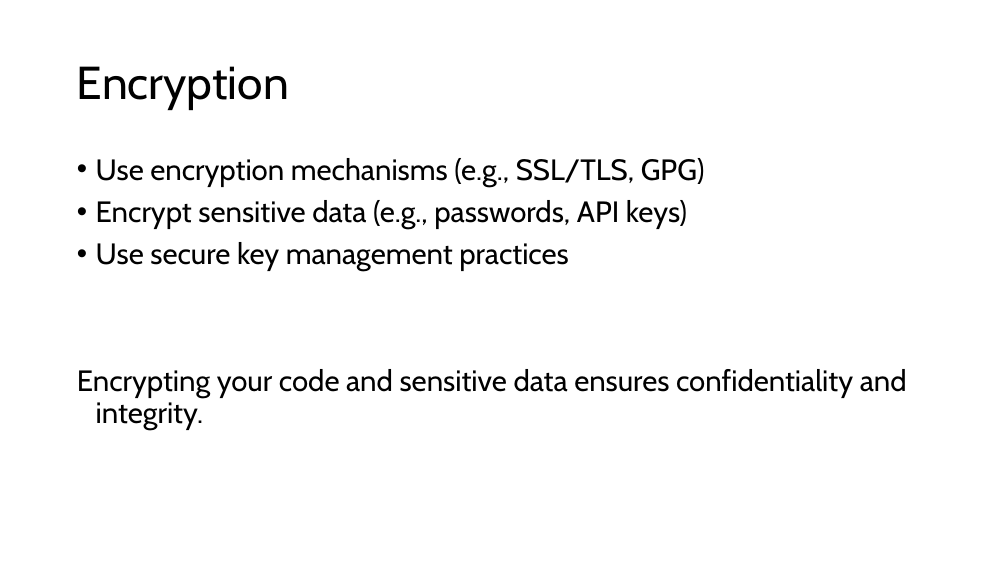
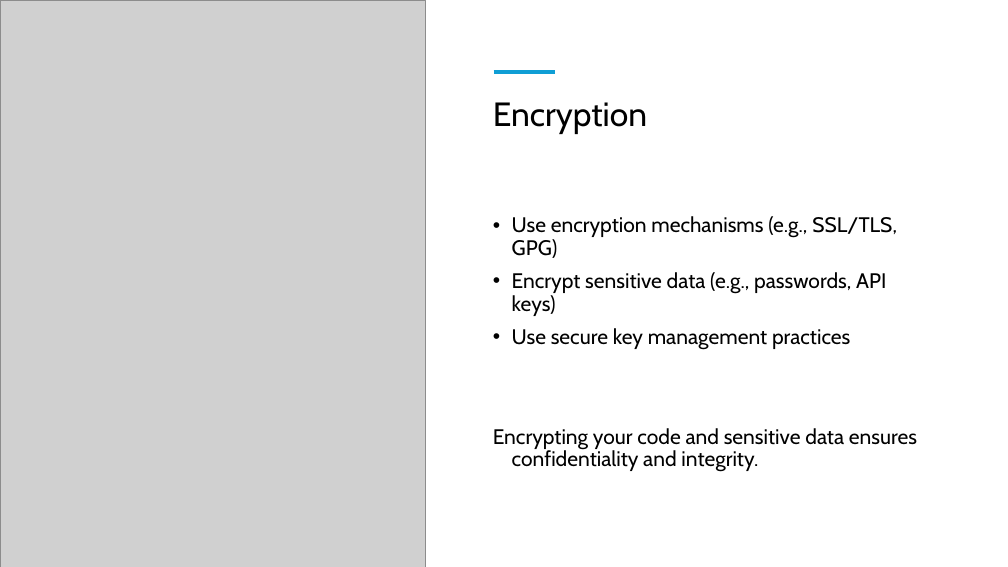
Before and after one commit to Ken-Smit/CSD-380, a slide deck: slide 4 of Module-11/smith-mod11.pptx. Drawn at 1008x567 pixels with LibreOffice and Linux fonts; fonts in the diff are those of the drawing; grey boxes stand for pictures. Boxes give left, top, right and bottom in pixels: in the first picture for what was removed or moved away, otherwise in the second. Text is boxed around its words. In the diff, an @@ line names an element or a change of style, - is before the commit and + after.

```diff
--- a/Module-11/smith-mod11.pptx
+++ b/Module-11/smith-mod11.pptx
@@ picture added at [0,0,426,567] @@
@@ line added from (494, 72) to (555, 72), #0F9ED5 4.5 pt @@
@@ title "Encryption": place and size @@
-title "Encryption" at [77,66,289,110]
+title "Encryption" at [493,102,647,134]
@@ title "Encryption" at [493,102,647,134]: size 44 to 32 pt; vertical alignment middle to top @@
@@ text "Use encryption mechanisms (e.g., SSL/TLS, ...": place and size @@
-text "Use encryption mechanisms (e.g., SSL/TLS, ..." at [77,158,907,430]
+text "Use encryption mechanisms (e.g., SSL/TLS, ..." at [493,216,917,472]
@@ text "Use encryption mechanisms (e.g., SSL/TLS, ..." at [493,216,917,472]: size 28 to 20 pt @@
```
Also in this commit, not shown: 9 other slides changed, 3 other files.
